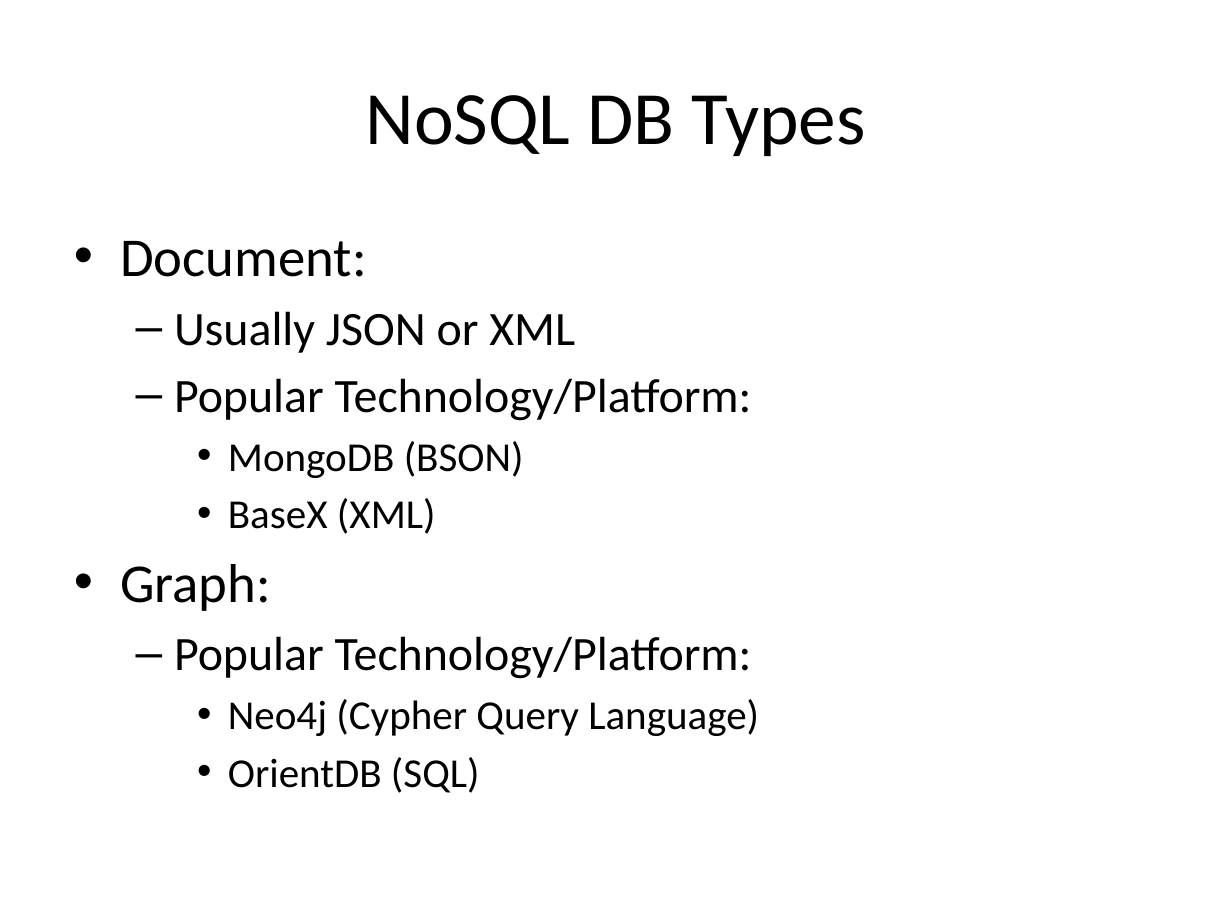
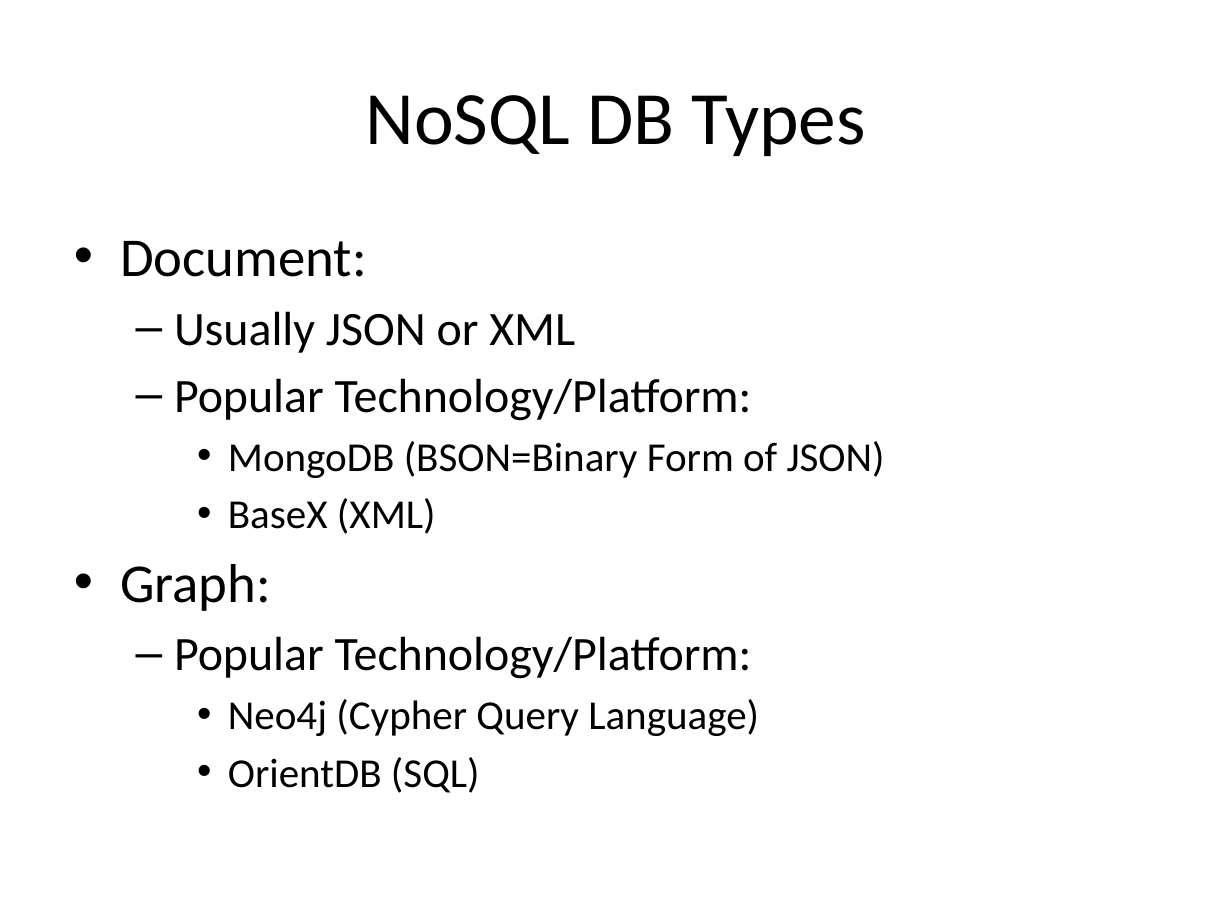
Before and after one commit to UUDeCART/NoSQL, a slide deck: slide 9 of NoSQL.pptx (slide 7 before the commit). Drawn at 1232x924 pixels with LibreOffice and Linux fonts; fonts in the diff are those of the drawing. Boxes give left, top, right and bottom in pixels: in the first picture for what was removed or moved away, otherwise in the second. Text is boxed around its words. In the diff, an @@ line names an element or a change of style, - is before the commit and + after.

Commit message:
DeCART First Half Day Files
NoSQL Topics
OrientDB Graph & MongoDB

```diff
--- a/NoSQL.pptx
+++ b/NoSQL.pptx
@@ text at [228,441,885,478]: text changed @@
-    • MongoDB (BSON)
+    • MongoDB (BSON=Binary Form of JSON)
```
Also in this commit, not shown: 10 other slides changed, 4 slides added, 1 slide removed, 7 other files.
